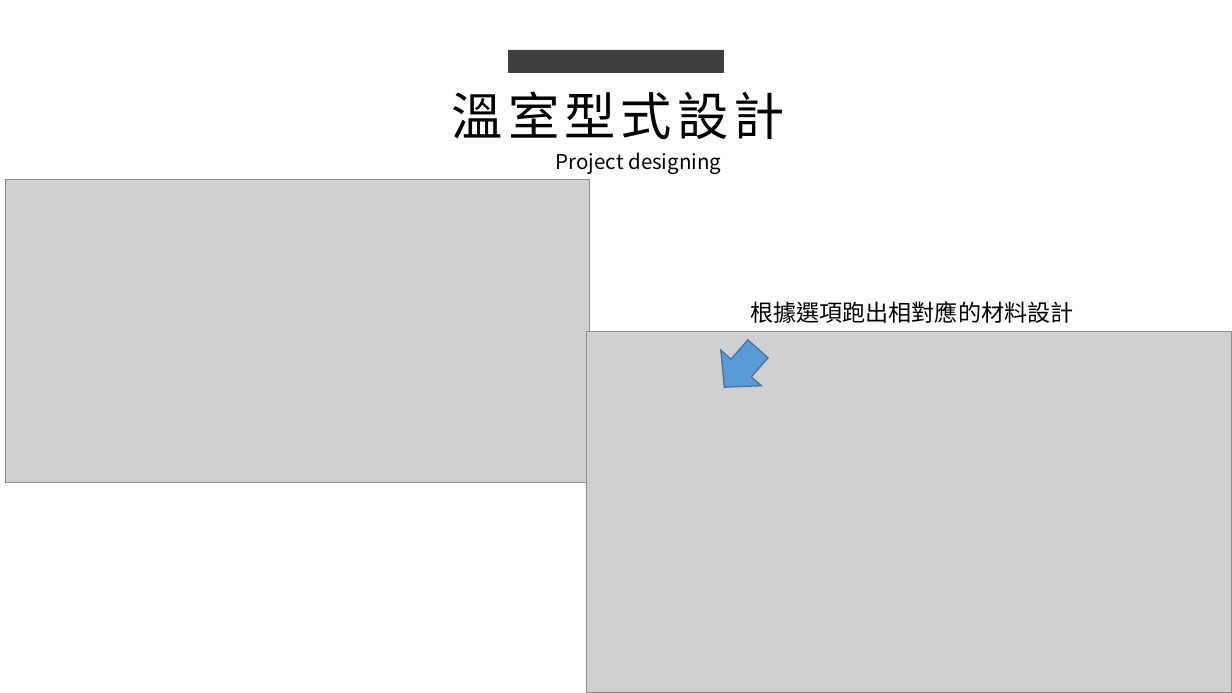
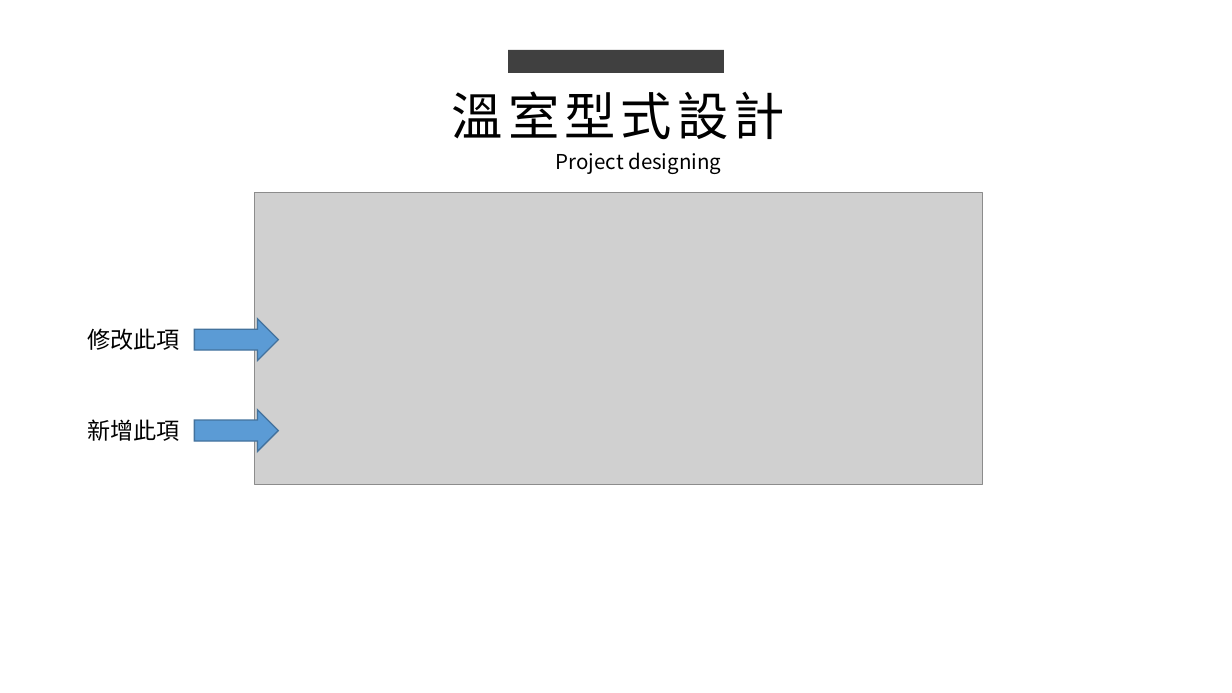
Before and after one commit to king637324/KnowledgeGreenhouseSystem, a slide deck: slide 4 of 工作日報_葉柏漢/2021.07/2021.07.26工作日報_葉柏漢.pptx. Drawn at 1232x693 pixels with LibreOffice and Linux fonts; fonts in the diff are those of the drawing; grey boxes stand for pictures. Boxes give left, top, right and bottom in pixels: in the first picture for what was removed or moved away, otherwise in the second. Text is boxed around its words. In the diff, an @@ line names an element or a change of style, - is before the commit and + after.

```diff
--- a/工作日報_葉柏漢/2021.07/2021.07.26工作日報_葉柏漢.pptx
+++ b/工作日報_葉柏漢/2021.07/2021.07.26工作日報_葉柏漢.pptx
@@ picture removed at (6, 179, 590, 482) @@
@@ picture added at (255, 193, 983, 485) @@
@@ text added at (88, 328, 180, 350), 18 pt, text #000000 @@
+修改此項
@@ right arrow added at (194, 319, 278, 360), fill #5B9BD5, outline #43739E 1 pt @@
@@ text removed at (750, 301, 1073, 323) @@
-根據選項跑出相對應的材料設計
@@ picture removed at (587, 331, 1232, 693) @@
@@ right arrow removed at (704, 331, 778, 405) @@
@@ text added at (88, 419, 180, 441), 18 pt, text #000000 @@
+新增此項
@@ right arrow added at (194, 409, 278, 451), fill #5B9BD5, outline #43739E 1 pt @@
```
Also in this commit, not shown: 2 other slides changed, 4 slides added, 2 slides removed, 5 other files.
